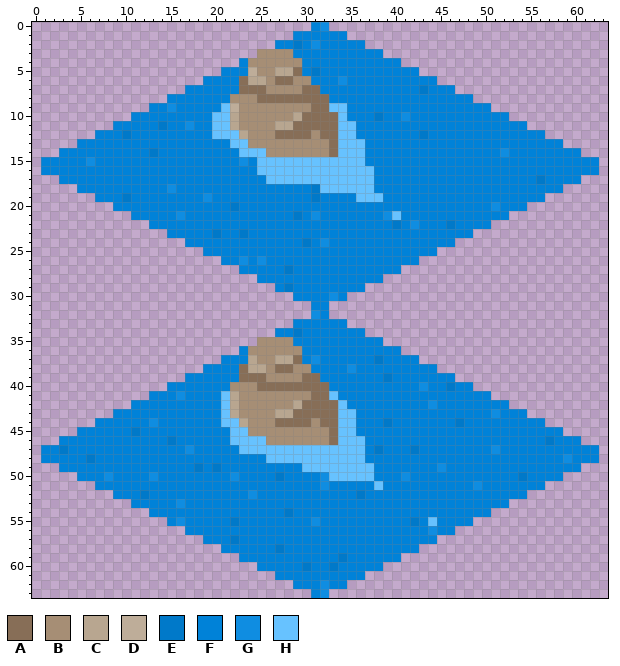
Pixel-art sprite, stored at TCC_Mark_Roger/Assets/BeigeGridAssets/riverrocks.png. Above is the file before it was changed.
The file is 64x64 pixels.
Palette (. is transparent): A #876e57  B #a68e75  C #b8a690  D #bead99  E #0079c9  F #0082d8  G #0f8de1  H #67c2ff
Pixels before, first column x 1:
 0 ..............................FG..............................
 1 ............................FFFFFF............................
 2 ..........................FFEFGFFFFF..........................
 3 ........................BBBBFFFFFFFFFF........................
 4 ......................FBBBBBBFFFFFFFFFFF......................
 5 ....................FFFDBBCCAFEFFFFFFFFFFF....................
 6 ..................FFFFACCBAABBFFFGFFFFFFFFFF..................
 7 ................FFFFFFAAABBBBAAFFFFFFFFFFFEFFF................
 8 ..............FFFFFFFBBBAAAAAAAAFFFFFFFFFFFFFFFF..............
 9 ............FFGFFFFFHDBBBBBBBBAAHHFFFFFFFFFFFFFFFF............
10 ..........FFFFFFFFFHHCBBBBBBCAAAAHFFFEFFGFFFFFFFFFFF..........
11 ........FFFFFEFFGFFHHCBBBBCCAAAAAHHFFFFFFFFFFFFFFFFFFF........
12 ......FFFEFFFFFFFFFHHHCBBBAAAABAAHHFFFFFFFEFFFFFFFFFFFFF......
13 ....FFFFFFFFFFFFFFFFFHHBBBBBBBBBAHHHFFFFFFFFFFFFFFFFFFFFFF....
14 ..FFFFFFFFFFEFFFFFFFFFHHHBBBBBBBAHHHFFFFFFFFFFFFFFFGFFFFFFFF..
15 FFFFFGFFFFFFFFFFFFFFFFGFHHHHHHHHHHHHFFFFFFFFFFFFFFFFFFFFFFFFFF
16 FFFFFFFFFFFFFFFFFFFFFFFFHHHHHHHHHHHHHFFFFFFFFFFFFFFFFFFFFFFFFF
17 ..FFFFFFFFFFFFFFFFFFFFFFFHHHHHHHHHHHHFFFFFFFFFFFFFFFFFFEFFFF..
18 ....FFFFFFFFFFGFFFFFFFFFFFFFFFEHHHHHHFFFFFFFFFFFFFFFFFFFFF....
19 ......FFFEFFFFFFFFGFFFFFFFFFFFEFFFFHHHFFFFFFFFFFFFFFFFFF......
20 ........FFFFFFFFFFFFFEFFFFFFFFFFFFFFFFFFFFFFFFFFFFGFFF........
21 ..........FFFFFGFFFFFFFFFFFFEFGFFFFFFFGHFFFFFFFFFFFF..........
22 ............FFFFFFFFFFFFFFFFFFFFFFFFFFFEFGFFFEFFFF............
23 ..............FFFFFEFFEFFFFFFFFFFFFFFFFFFFFFFFFF..............
24 ................FFFFFFFFFFFFFEFGFFFFFFFFFFFFFF................
25 ..................FFFFFFFFFFFFFFFFFFFFFFFFFF..................
26 ....................FFGFGFFFFFFFFFFFFFFFFF....................
27 ......................FFFFFEFFFFFFFFFFFF......................
28 ........................FFFFFFFFFFFFFF........................
29 ..........................FEFFFFFFFF..........................
30 ............................FFFFGF............................
31 ..............................FF..............................
32 ..............................GF..............................
33 ............................FFFFFF............................
34 ..........................FFEFFFFFFF..........................
35 ........................BBBBFFFFFFFFFF........................
36 ......................FBBBBBBFFFFFFFFFFF......................
37 ....................FFFCBBCCAFGFFFFFFEFFFF....................
38 ..................FFFFACCBAABBFFFFGFFFFFFFFF..................
39 ................FFFFFFAAABBBBAAFFFFFFFEFFFFFFF................
40 ..............FFFFFFFBBBAAAAAAAAFFFFFFFFFFGFFEFF..............
41 ............FFFGFFFFHCBBBBBBBBAAHFFFFFFFFFFFFFFFFF............
42 ..........FFFFFFFFFFHCBBBBBBCAAAAHFFFFFFFFFGFFFFFFFF..........
43 ........FFFFFFFFFFFFHCBBBBCCAAAAAHHFFFFFFFFFFFFFFFGFFF........
44 ......FFFFFFGFFFFFFFHHCBBBAAAABAAHHFFFEFFFFFFFEFFFFFFFFF......
45 ....FFFFFFEFFFFFFFFFFHHBBBBBBBBBAHHFFFFFFFFFFFFFFFFFFFFFFF....
46 ..FFFFFFFFFFFFEFFFFFFHHHHBBBBBBBAHHHFFFFFFFFFFFFFFFFFFFFEFFF..
47 FFEFFFFFFFFFFFFFGFFFFFHHHHHHHHHHHHHHFEFFFEFFFFFFFFGFFFFFFFFFFF
48 FFFFFEFFFFFFFFFFFFFFFFFFFHHHHHHHHHHHFFFFFFFFFFFFFFFFFFFFFFGFFF
49 ..FFFFFFFFFFFFFFFEFEFFFFFFFFFHHHHHHHHFFFFFFFGFFFFFFFFFFFFFFF..
50 ....FFFGFFFFGFFFFFFFFGFFFFEFFFFGHHHHHFFFGFFFFFFFFFFFFEFFFF....
51 ......FFFFFFFFFFFFFFFFFFFFFFFFFGFFFFFHFFFFFFFFFFGFFFFFFF......
52 ........FFFEFFFFFFFFFFFGFFFFFFFFFFFEFFFFFFFFFFFFFFFFFF........
53 ..........FFFFFGFFFFFFFFFFFFFFFFFFFFFFFFFFFFFFFFFFFF..........
54 ............FFFFFFFFFFFFFFFEFFFFFFFFFFFFFFFFFFFFFF............
55 ..............FGFFFFFEFFFFFFFFGFFFFFFFFFFEFHFFFF..............
56 ................FFFFFFFFFFFFFFFFFFFFFFFFFFFGFF................
57 ..................FFFEFFFFFFFFFFFFFFFFFFFFFF..................
58 ....................FFFFFFEFFFFFFFFFFFFFFF....................
59 ......................FFFFFFFFFFFEFFFFFF......................
60 ........................FFFFFEFFEFFFFF........................
61 ..........................FFFFFFFFFF..........................
62 ............................FFFGFF............................
63 ..............................FG..............................
The same view after the edit:
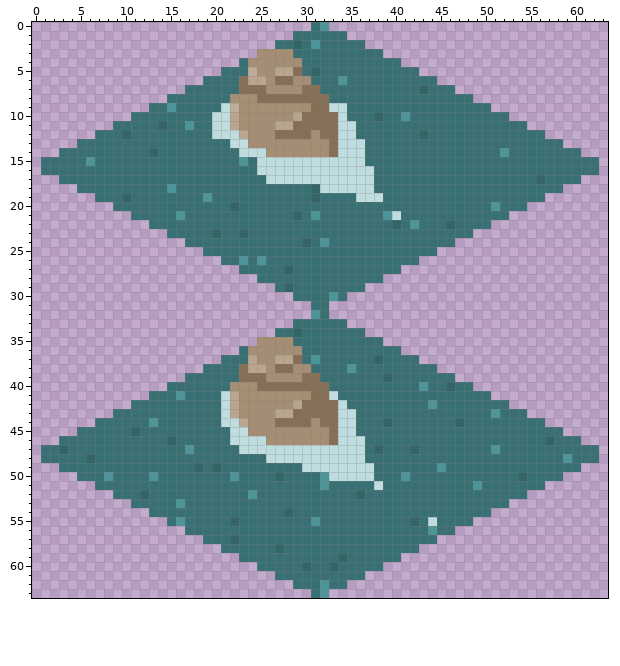
The exact change:
colour E: #0079c9 -> #336466
colour F: #0082d8 -> #397073
colour G: #0f8de1 -> #4d9599
colour H: #67c2ff -> #bfdddf
